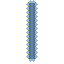
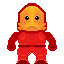
Before/after of a w=64, h=64 layered artwork. What changed in the layer stack:
added layer "Player64" above "SpikeWallA" over [7, 3, 57, 64]
hid "SpikeWallA" over [26, 0, 38, 62]
